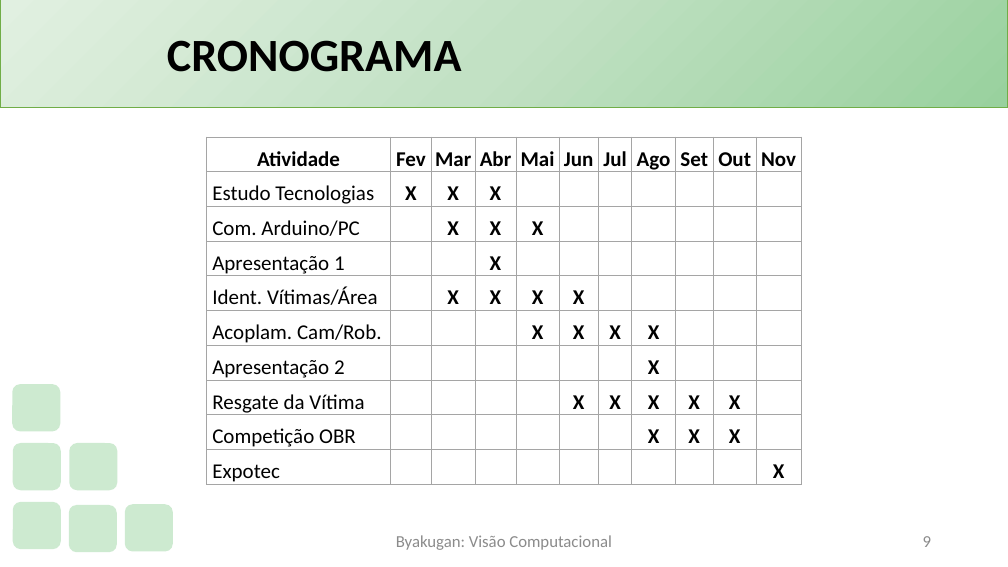
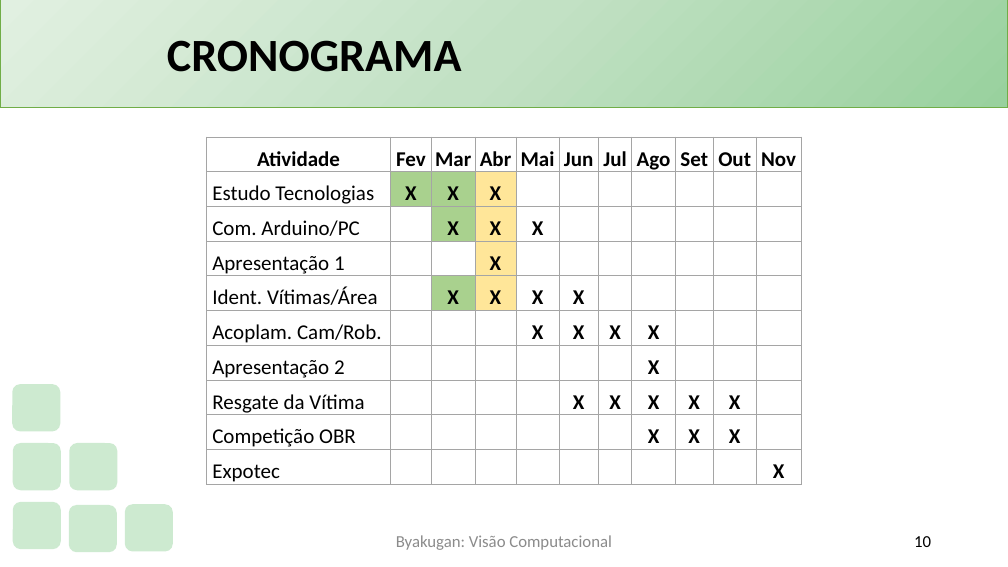
Before and after one commit to PauloVLB/Projeto_Integrador, a slide deck: slide 10 of Slide.pptx (slide 9 before the commit). Drawn at 1008x567 pixels with LibreOffice and Linux fonts; fonts in the diff are those of the drawing; background and template pictures are left out. Boxes give left, top, right and bottom in pixels: in the first picture for what was removed or moved away, otherwise in the second. Text is boxed around its words. In the diff, an @@ line names an element or a change of style, - is before the commit and + after.

```diff
--- a/Slide.pptx
+++ b/Slide.pptx
@@ table at (206,137,800,489) @@
@@ fill none to #A9D18E in 4 cells @@
@@ fill none to #FFE699 in 4 cells @@
@@ page number at (914,536,931,547): text changed; text colour #8C8C8C to #000000 @@
-9
+10
```
Also in this commit, not shown: 4 other slides changed, 1 slide added, 4 other files.
